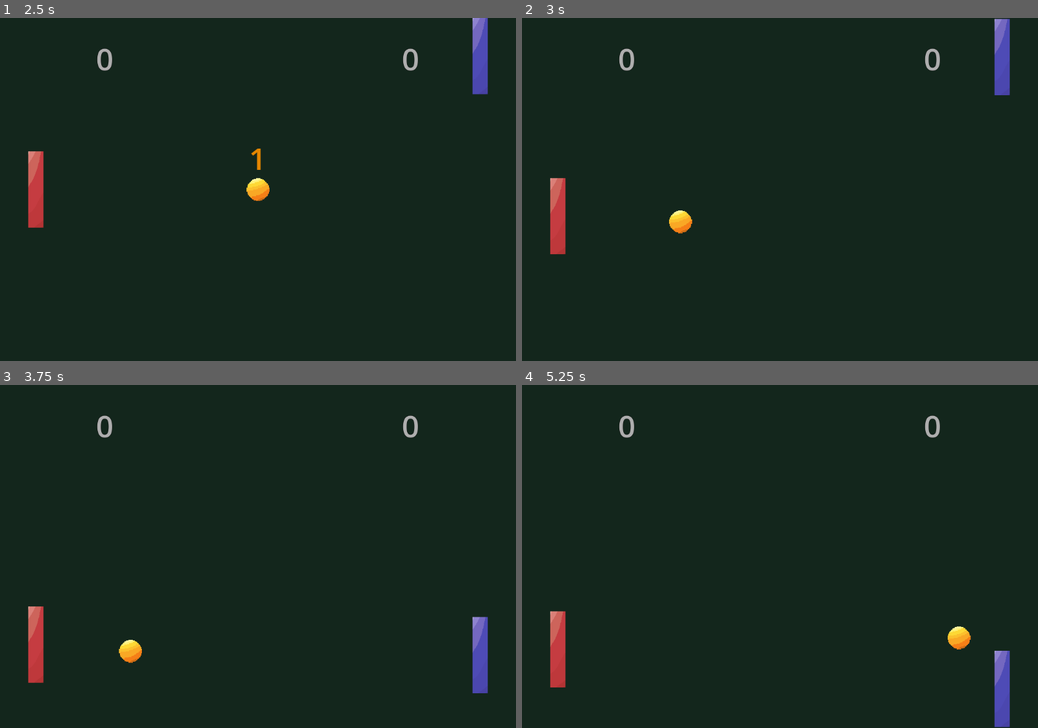
Above: before the commit, frames 1-4 (two rows, left to right).
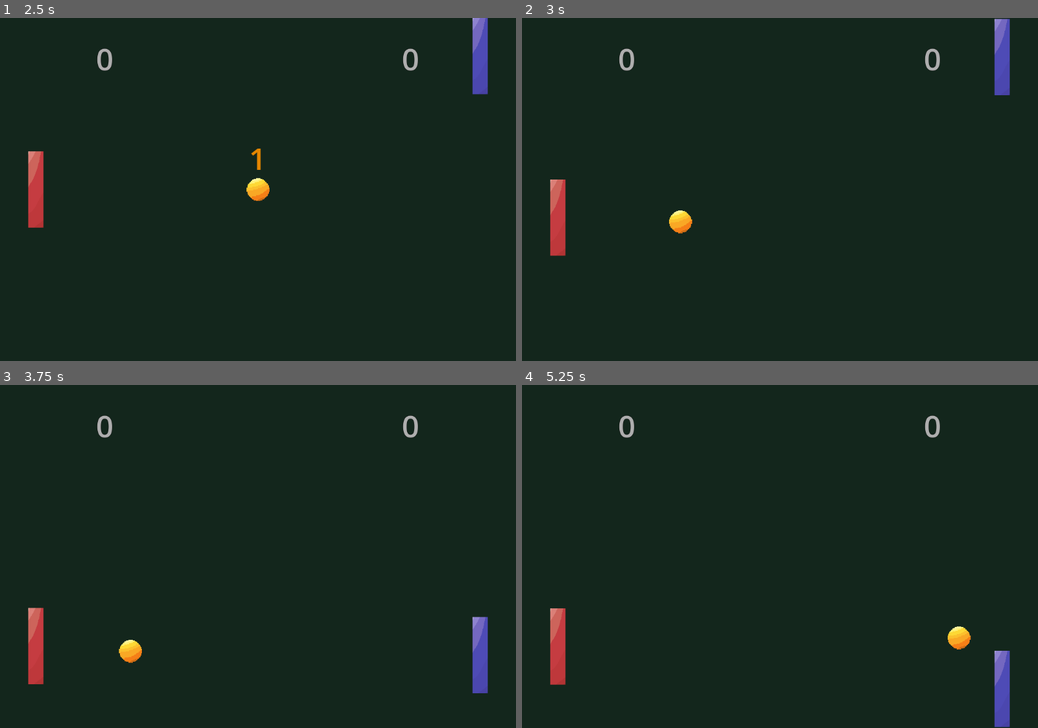
Above: after the commit, the same moments.

Repository: treegem/SweetPong
Game: Godot game, scene res://main.tscn
The game is run twice, just before and just after one commit, with the same random seed, the same clock (stepped at 60 frames per second) and the same inputs.
Inputs:
- Up to frame 1 (2.5 s): click "Play" at 0.5 s; tap Enter (ui_accept) at 1.25, 1.52, 2.27 s; hold Up (ui_up) from 1.28 s (still down)
- Up to frame 2 (3 s): release Up (ui_up) at 2.78 s; hold Down (ui_down) from 2.78 s (still down)
- Up to frame 3 (3.75 s): keep holding Down (ui_down)
- Up to frame 4 (5.25 s): tap Enter (ui_accept) at 3.77, 4.52 s; release Down (ui_down) at 5.03 s; hold Up (ui_up) from 5.03 s (still down)

Frame 1 is identical in both runs. In frame 2, less than 0.1% of the frame differs, in the area x 5-9%, y 46-70%; in frame 3, less than 0.1%; in frame 4, less than 0.1%, in the area x 5-9%, y 65-89%.

Commit message:
moved enemy movement to enemy_paddle

Diff:
--- a/scripts/enemy_paddle.gd
+++ b/scripts/enemy_paddle.gd
@@ -1,3 +1,13 @@
 extends Paddle
 
 class_name EnemyPaddle
+
+var target: Node2D
+
+func set_target(newTarget: Node2D):
+	target = newTarget
+
+func _physics_process(delta):
+	var distance = target.position.y -position.y
+	var speed = clampf(distance / 50, -1, 1)
+	move(Vector2.DOWN * speed, delta)
--- a/scripts/main.gd
+++ b/scripts/main.gd
@@ -11,8 +11,8 @@
 var playerScore = 0
 var enemyScore = 0
 
-func _physics_process(delta):
-	move_enemy_paddle(delta)
+func _ready():
+	$EnemyPaddle.set_target($Ball)
 
 func _on_player_goal_body_entered(body):
 	if body is Ball:
@@ -41,9 +41,3 @@
 func _on_menu_play_button_pressed():
 	reset_scores()
 	emit_signal("new_round_started")
-
-func move_enemy_paddle(delta):
-	var distance = $Ball.position.y - $EnemyPaddle.position.y
-	var directionSign = sign(distance)
-	var speed = clampf(abs(distance) / 50, 0, 1)
-	$EnemyPaddle.move(Vector2.DOWN * directionSign * speed, delta)
